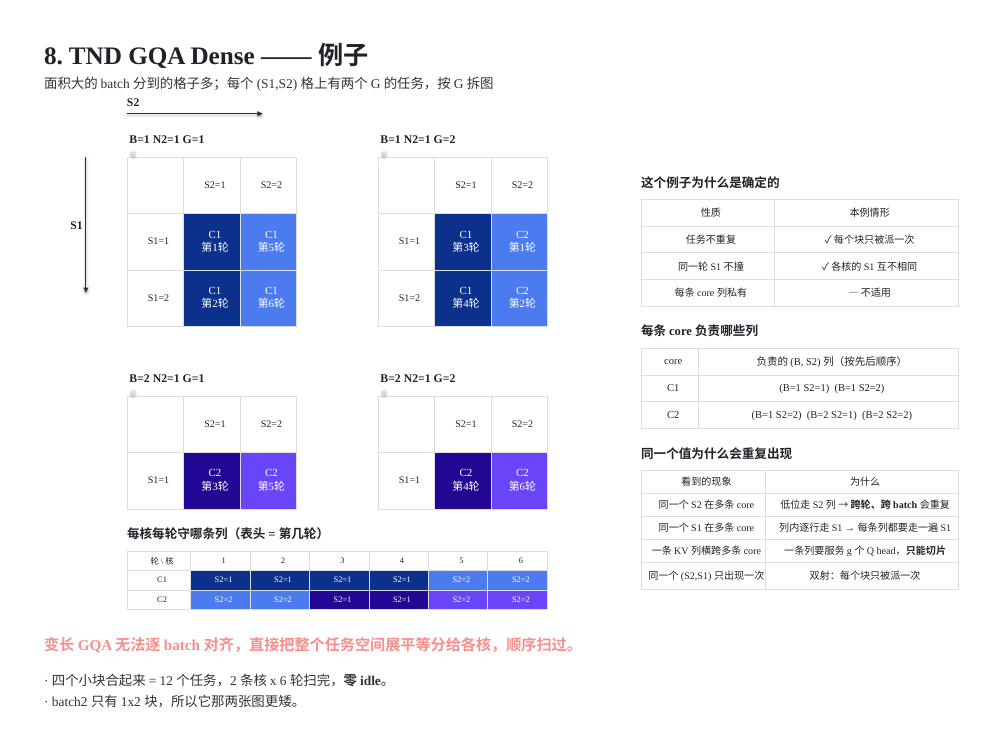
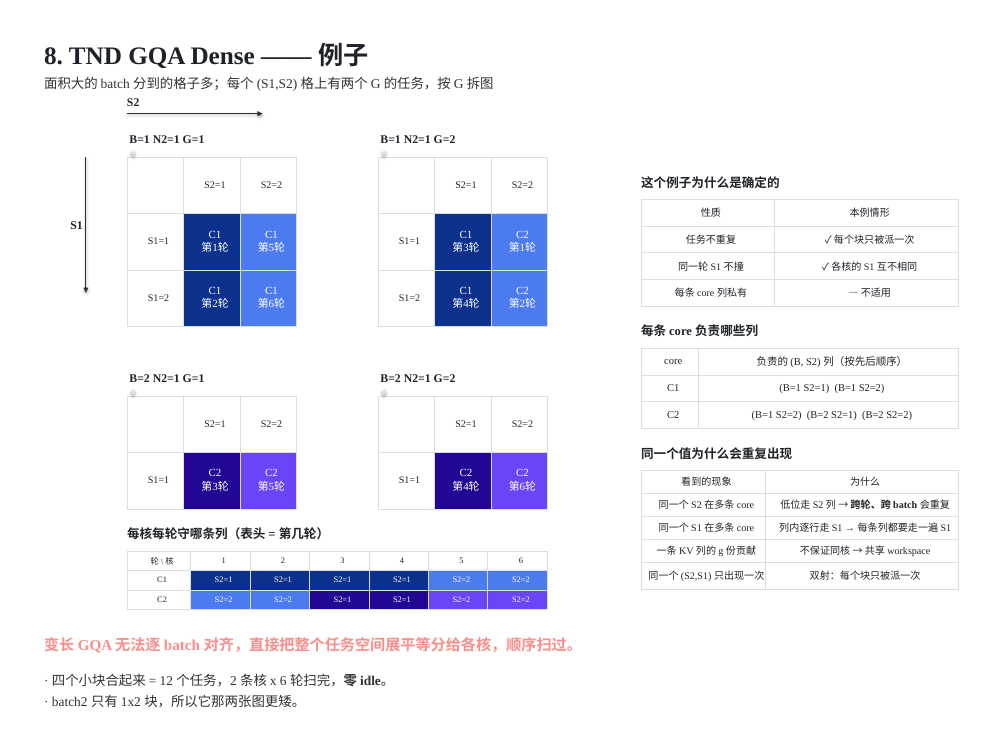
Before and after one commit to guomc9/SeeTen, a slide deck: slide 18 of cases/flash-attention-det-accum/out/v4-index-schedules.pptx. Drawn at 1008x756 pixels with LibreOffice and Linux fonts; fonts in the diff are those of the drawing. Boxes give left, top, right and bottom in pixels: in the first picture for what was removed or moved away, otherwise in the second. Text is boxed around its words. In the diff, an @@ line names an element or a change of style, - is before the commit and + after.

```diff
--- a/cases/flash-attention-det-accum/out/v4-index-schedules.pptx
+++ b/cases/flash-attention-det-accum/out/v4-index-schedules.pptx
@@ table at (641,470,958,585) @@
-row 4, column 1: 一条 KV 列横跨多条 core
+row 4, column 1: 一条 KV 列的 g 份贡献
-row 4, column 2: 一条列要服务 g 个 Q head，只能切片
+row 4, column 2: 不保证同核 → 共享 workspace
```
Also in this commit, not shown: 12 other slides changed, 8 other files.
